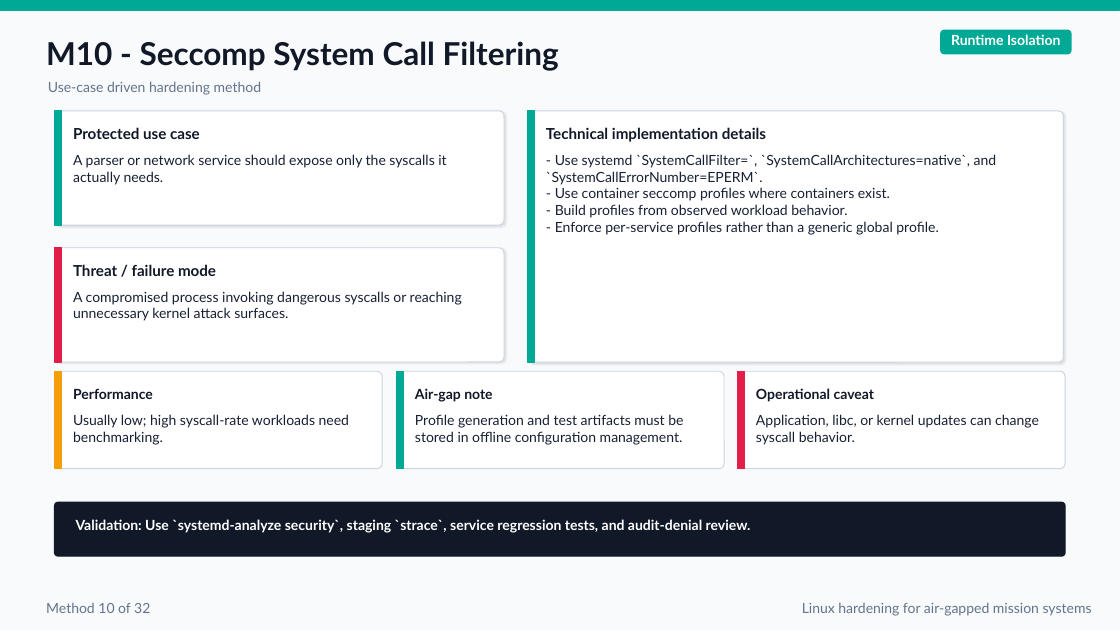
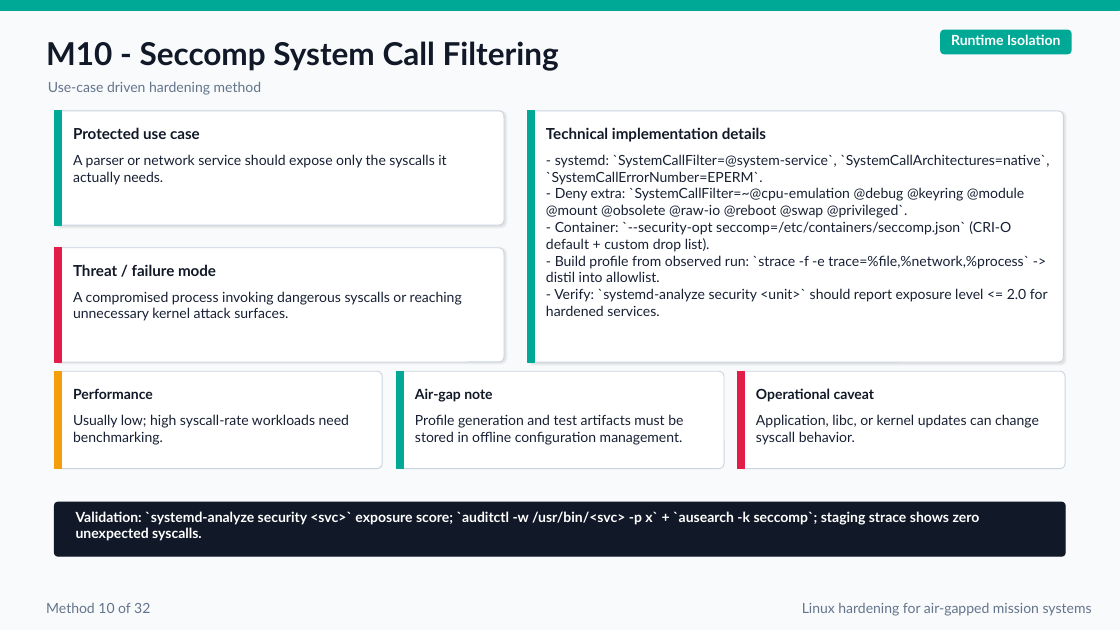
Before and after one commit to FelixKras/Drawio-stuff-, a slide deck: slide 20 of Linux_Mission_Critical_Air_Gapped_Hardening_Final.pptx. Drawn at 1120x630 pixels with LibreOffice and Linux fonts; fonts in the diff are those of the drawing. Boxes give left, top, right and bottom in pixels: in the first picture for what was removed or moved away, otherwise in the second. Text is boxed around its words. In the diff, an @@ line names an element or a change of style, - is before the commit and + after.

```diff
--- a/Linux_Mission_Critical_Air_Gapped_Hardening_Final.pptx
+++ b/Linux_Mission_Critical_Air_Gapped_Hardening_Final.pptx
@@ text at bbox=[546, 154, 1049, 316]: text changed @@
-- Use systemd `SystemCallFilter=`, `SystemCallArchitectures=native`, and `SystemCallErrorNumber=EPERM`.
-- Use container seccomp profiles where containers exist.
-- Build profiles from observed workload behavior.
-- Enforce per-service profiles rather than a generic global profile.
+- systemd: `SystemCallFilter=@system-service`, `SystemCallArchitectures=native`, `SystemCallErrorNumber=EPERM`.
+- Deny extra: `SystemCallFilter=~@cpu-emulation @debug @keyring @module @mount @obsolete @raw-io @reboot @swap @privileged`.
+- Container: `--security-opt seccomp=/etc/containers/seccomp.json` (CRI-O default + custom drop list).
+- Build profile from observed run: `strace -f -e trace=%file,%network,%process` -> distil into allowlist.
+- Verify: `systemd-analyze security <unit>` should report exposure level <= 2.0 for hardened services.
@@ text at bbox=[76, 511, 980, 541]: text changed @@
-Validation: Use `systemd-analyze security`, staging `strace`, service regression tests, and audit-denial review.
+Validation: `systemd-analyze security <svc>` exposure score; `auditctl -w /usr/bin/<svc> -p x` + `ausearch -k seccomp`; staging strace shows zero unexpected syscalls.
```
Also in this commit, not shown: 35 other slides changed, 1 slide added.
